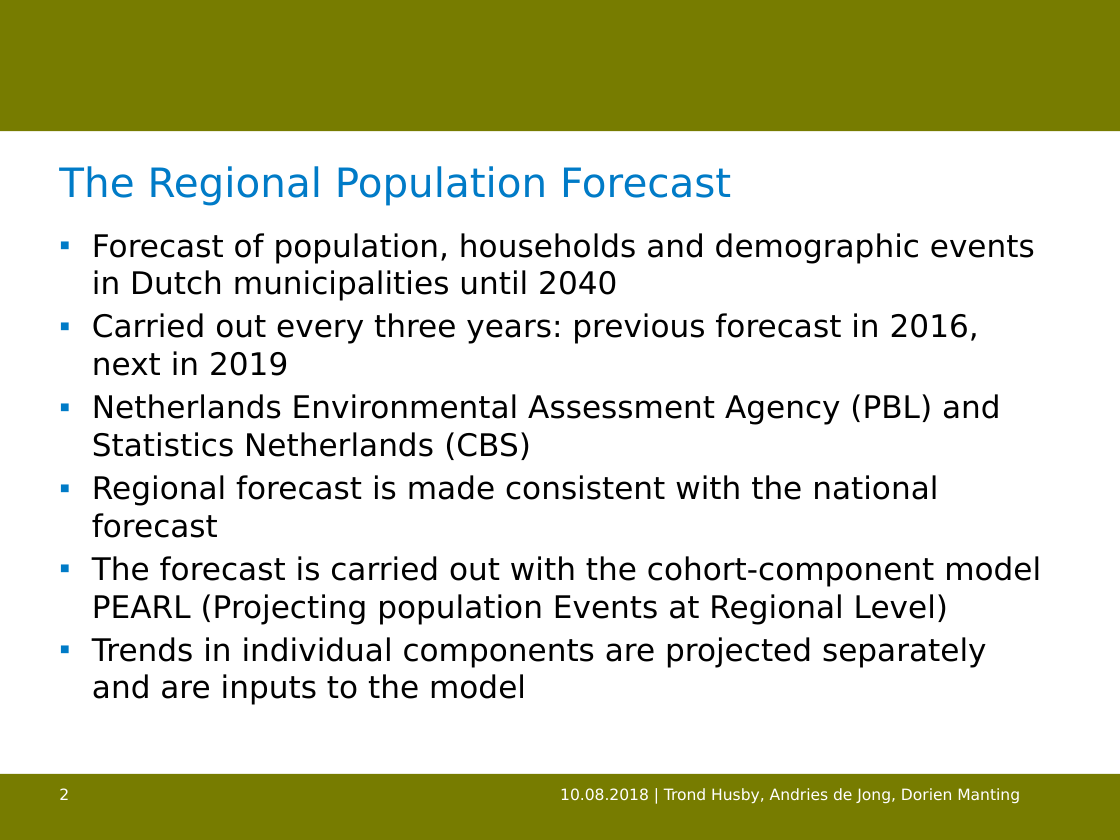
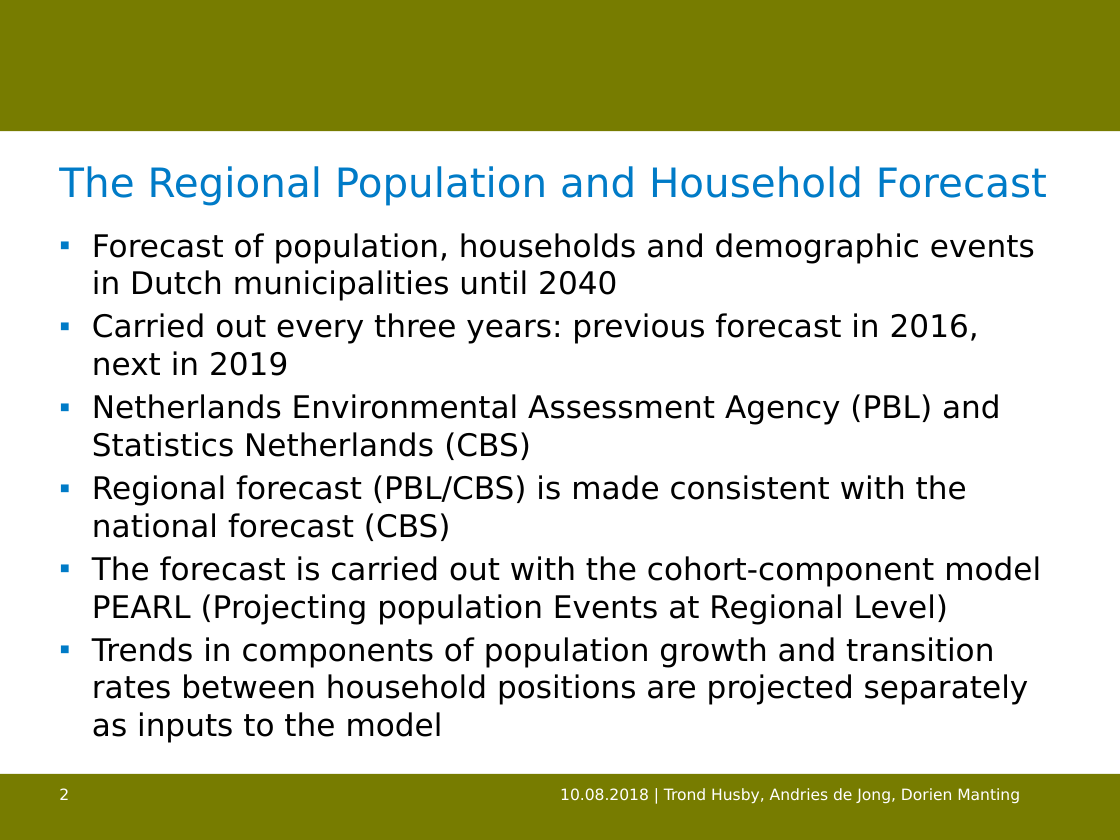
Before and after one commit to trondhusby/mobility_forecast, a slide deck: slide 2 of output/bsps-HUSBY.pptx. Drawn at 1120x840 pixels with LibreOffice and Linux fonts; fonts in the diff are those of the drawing; background and template pictures are left out. Boxes give left, top, right and bottom in pixels: in the first picture for what was removed or moved away, otherwise in the second. Text is boxed around its words. In the diff, an @@ line names an element or a change of style, - is before the commit and + after.

```diff
--- a/output/bsps-HUSBY.pptx
+++ b/output/bsps-HUSBY.pptx
@@ title at bbox=[59, 166, 1047, 206]: text changed @@
-The Regional Population Forecast
+The Regional Population and Household Forecast
@@ text at bbox=[92, 475, 967, 541]: text changed @@
-▪ Regional forecast is made consistent with the national forecast
+▪ Regional forecast (PBL/CBS) is made consistent with the national forecast (CBS)
@@ text at bbox=[92, 637, 1029, 742]: text changed @@
-▪ Trends in individual components are projected separately and are inputs to the model
+▪ Trends in components of population growth and transition rates between household positions are projected separately as inputs to the model
```
Also in this commit, not shown: 6 other slides changed, 1 other file.
